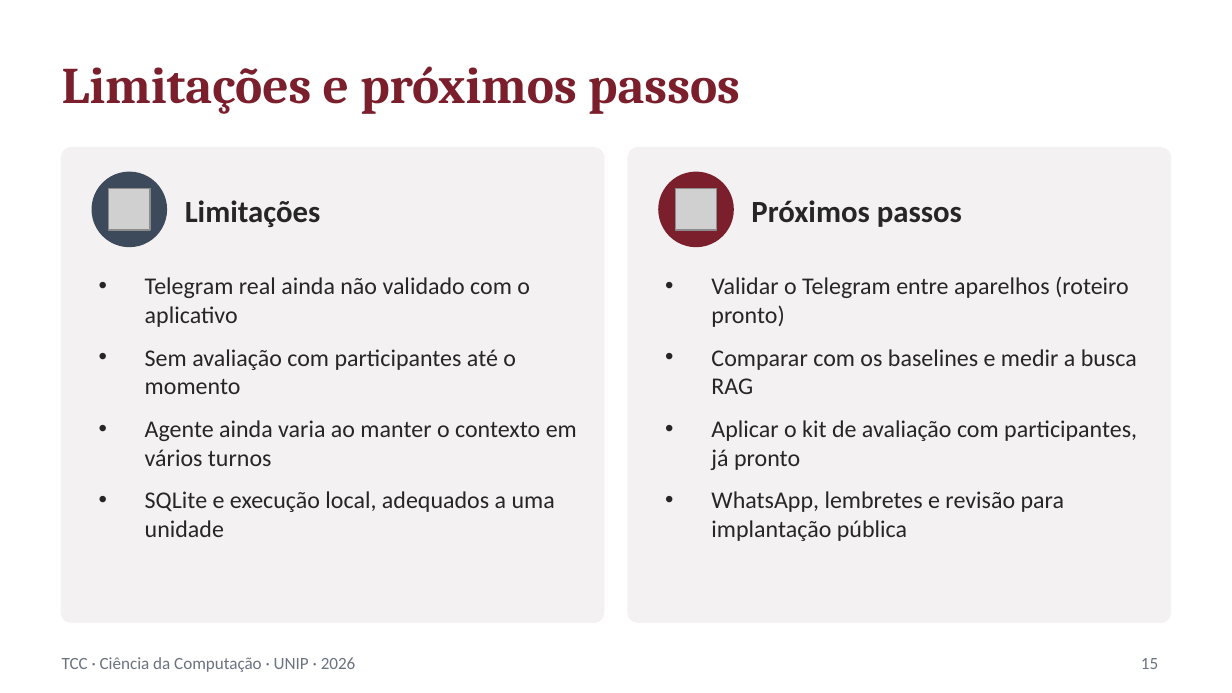
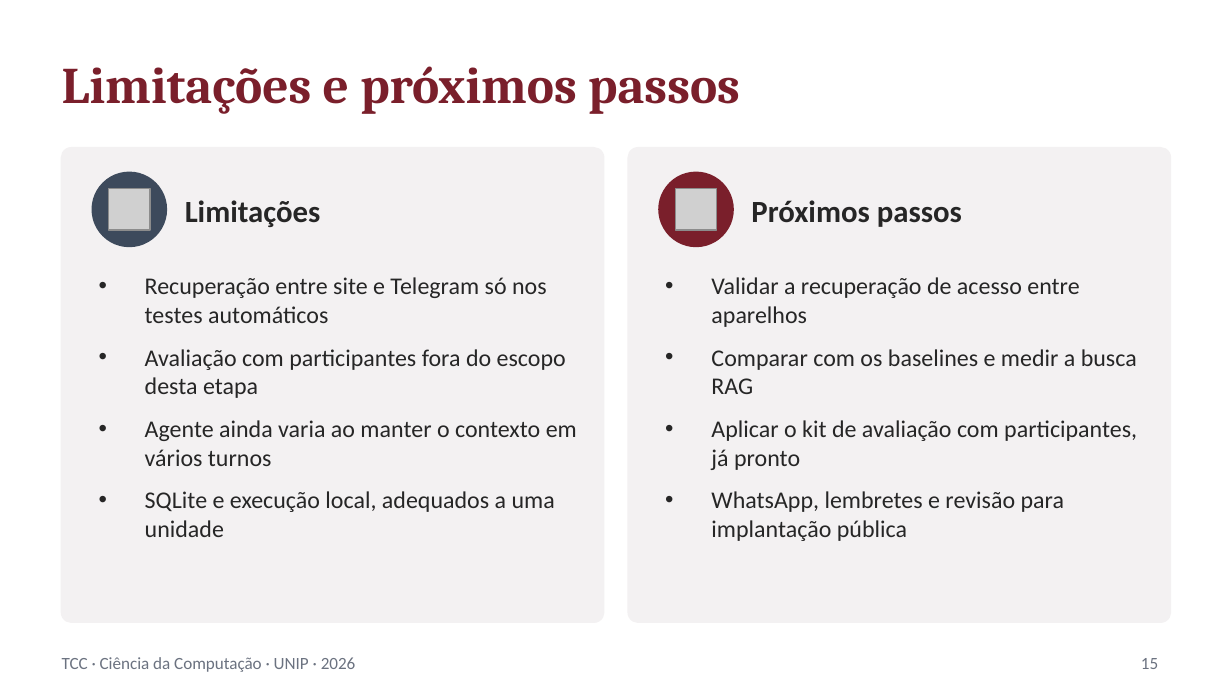
Before and after one commit to JoaoLeca/TCC-PARCIAL, a slide deck: slide 15 of docs/apresentacao/apresentacao_tcc.pptx. Drawn at 1232x693 pixels with LibreOffice and Linux fonts; fonts in the diff are those of the drawing; grey boxes stand for pictures. Boxes give left, top, right and bottom in pixels: in the first picture for what was removed or moved away, otherwise in the second. Text is boxed around its words. In the diff, an @@ line names an element or a change of style, - is before the commit and + after.

```diff
--- a/docs/apresentacao/apresentacao_tcc.pptx
+++ b/docs/apresentacao/apresentacao_tcc.pptx
@@ text at <box>145,277,566,398</box>: text changed @@
-• Telegram real ainda não validado com o aplicativo
-• Sem avaliação com participantes até o momento
+• Recuperação entre site e Telegram só nos testes automáticos
+• Avaliação com participantes fora do escopo desta etapa
@@ text at <box>711,277,1079,327</box>: text changed @@
-• Validar o Telegram entre aparelhos (roteiro pronto)
+• Validar a recuperação de acesso entre aparelhos
```
Also in this commit, not shown: 3 other files.
